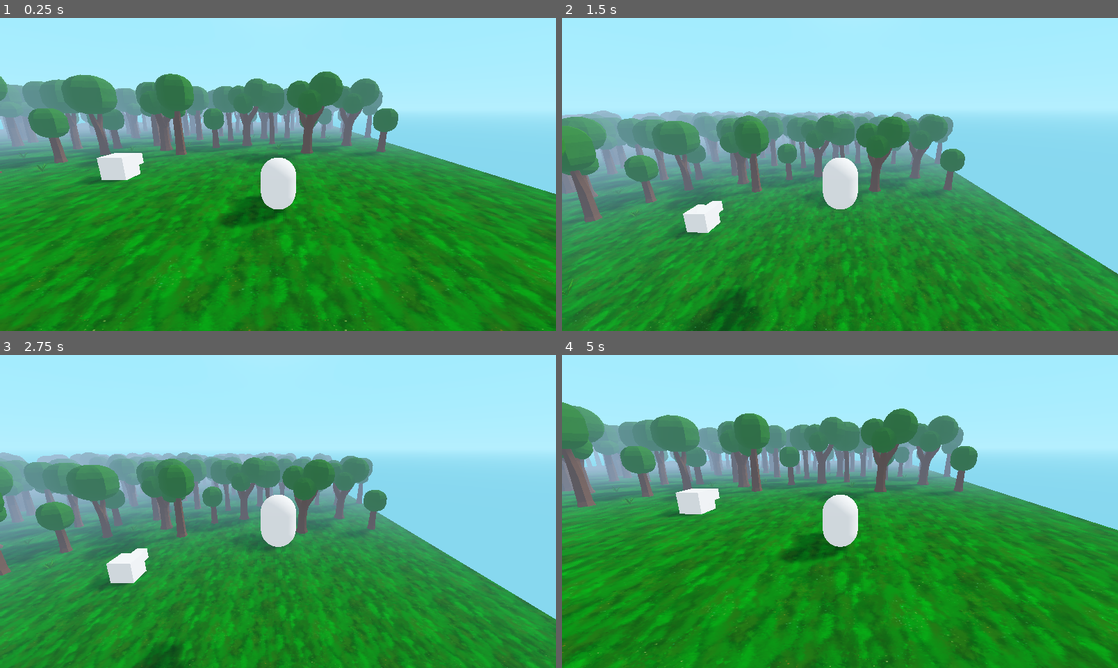
Above: before the commit, frames 1-4 (two rows, left to right).
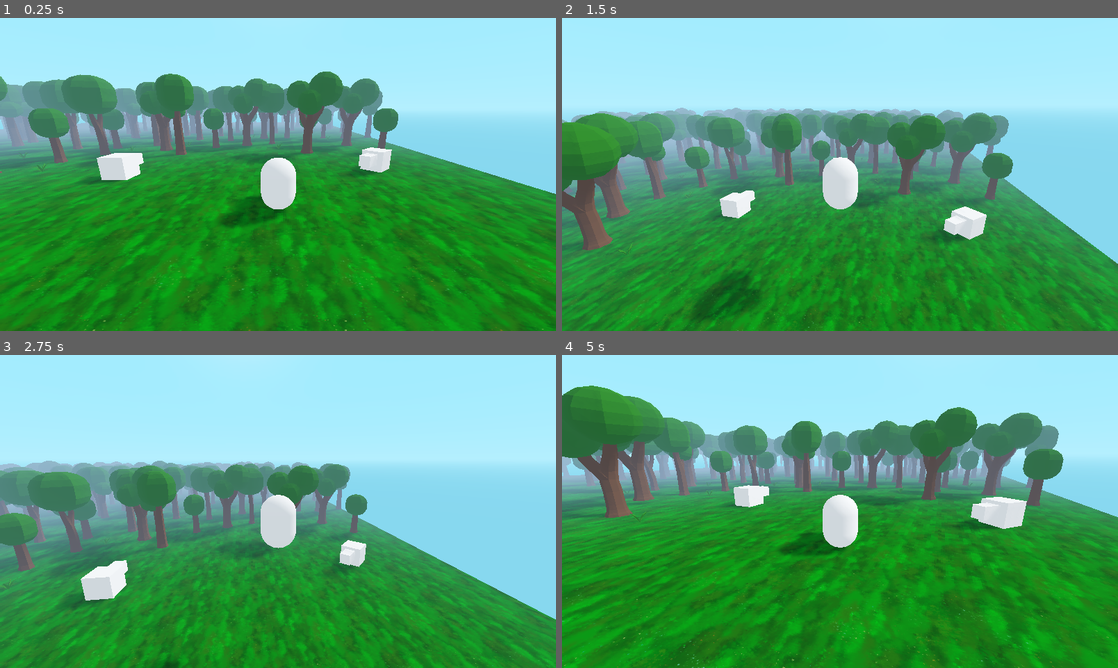
Above: after the commit, the same moments.

Repository: robbyhunt/godot-demos
Game: Godot game, scene res://TestScene/TestScene.tscn
The game is run twice, just before and just after one commit, with the same random seed, the same clock (stepped at 60 frames per second) and the same inputs.
Inputs (mouse positions are in pixels of both pictures, inside the frame that each line leads up to):
- Up to frame 1 (0.25 s): no input
- Up to frame 2 (1.5 s): tap Enter (ui_accept) at 0.5, 0.77 s; move the mouse to (867, 174) at 0.52 s; hold Up (ui_up) from 0.53 s (still down); tap Space at 0.6, 1.35 s; move the mouse to (812, 174) at 1.27 s
- Up to frame 3 (2.75 s): keep holding Up (ui_up); tap Enter (ui_accept) at 1.52 s; move the mouse to (289, 505) at 2.02 s; tap Space at 2.1 s
- Up to frame 4 (5 s): keep holding Up (ui_up); move the mouse to (834, 517) at 2.77 s; tap Space at 2.85, 3.6, 4.35 s; tap Enter (ui_accept) at 3.02, 3.77, 4.52 s; move the mouse to (878, 514) at 3.52 s; move the mouse to (795, 508) at 4.27 s

The runs differ from the first frame. In frame 1, 0.5% of the frame differs, in the area x 62-71%, y 41-51%; in frame 2, 27%; in frame 3, 23%; in frame 4, 35%, in the area x 0-100%, y 9-100%.

Commit message:
fixed damage label bug, remove enemy after death, reset readiness after combat

Diff:
--- a/Turn based combat/CombatSystem/Battler/Animation/BattlerAnim.gd
+++ b/Turn based combat/CombatSystem/Battler/Animation/BattlerAnim.gd
@@ -17,8 +17,8 @@
 
 onready var anim_player: AnimationPlayer = $Pivot/AnimationPlayer
 onready var anim_player_damage: AnimationPlayer = $Pivot/AnimationPlayerDamage
-onready var anchor_front: Position3D = $FrontAnchor
-onready var anchor_top: Position3D = $TopAnchor
+onready var anchor_front: Spatial = $FrontAnchor
+onready var anchor_top: Spatial = $TopAnchor
 onready var tween: Tween = $Tween
 
 
--- a/Turn based combat/CombatSystem/Battler/Animation/BattlerAnim.tscn
+++ b/Turn based combat/CombatSystem/Battler/Animation/BattlerAnim.tscn
@@ -39,8 +39,6 @@
 script = ExtResource( 1 )
 
 [node name="Pivot" type="Spatial" parent="."]
-transform = Transform( 0.9872, 0, 0, 0, 0.9872, 0, 0, 0, 0.9872, 0, 0, -2 )
-visible = false
 
 [node name="AnimationPlayer" type="AnimationPlayer" parent="Pivot"]
 autoplay = "_setup"
@@ -54,8 +52,10 @@
 anims/take_damage = ExtResource( 4 )
 
 [node name="FrontAnchor" type="Position3D" parent="."]
+transform = Transform( 1, 0, 0, 0, 1, 0, 0, 0, 1, -2.6, 1, -1.1 )
 
 [node name="TopAnchor" type="Position3D" parent="."]
+transform = Transform( 1, 0, 0, 0, 1, 0, 0, 0, 1, 0, 3.2, -4.83187e-07 )
 
 [node name="Tween" type="Tween" parent="."]
 
--- a/Turn based combat/CombatSystem/Battler/Battler.gd
+++ b/Turn based combat/CombatSystem/Battler/Battler.gd
@@ -77,6 +77,7 @@
 # Called on player battler when combat ends in victory
 func end_combat():
 	var controller = get_node("Controller")
+	_set_readiness(0)
 	controller.get_node("InnerGimbal/Camera").set_current(true)
 	controller.Direction = Vector3(0,0,0)
 	controller.active = true
@@ -175,3 +176,5 @@
 	if not is_party_member:
 		set_is_selectable(false)
 		battler_anim.queue_animation("die")
+		yield(battler_anim, "animation_finished")
+		queue_free()
--- a/Turn based combat/CombatSystem/Battler/Characters/Bear.tscn
+++ b/Turn based combat/CombatSystem/Battler/Characters/Bear.tscn
@@ -44,7 +44,6 @@
 
 [node name="Pivot" parent="BattlerAnim" index="0"]
 transform = Transform( 1, 0, 0, 0, 1, 0, 0, 0, 1, 0, 0, 0 )
-visible = true
 
 [node name="MeshInstance" type="MeshInstance" parent="BattlerAnim/Pivot" index="0"]
 transform = Transform( 1, 0, 0, 0, -4.37114e-08, 1, 0, -1, -4.37114e-08, 0, 1.5, 0 )
@@ -56,12 +55,6 @@
 mesh = SubResource( 4 )
 material/0 = null
 
-[node name="FrontAnchor" parent="BattlerAnim" index="1"]
-transform = Transform( 1, 0, 0, 0, 1, 0, 0, 0, 1, -1.2, 1.65078, -1 )
-
-[node name="TopAnchor" parent="BattlerAnim" index="2"]
-transform = Transform( 1, 0, 0, 0, 1, 0, 0, 0, 1, 0, 3.35433, -5.06491e-07 )
-
 [node name="StatusEffectContainer" type="Node" parent="."]
 script = ExtResource( 9 )
 
--- a/Turn based combat/CombatSystem/Battler/Characters/BugCat.tscn
+++ b/Turn based combat/CombatSystem/Battler/Characters/BugCat.tscn
@@ -44,10 +44,9 @@
 
 [node name="Pivot" parent="BattlerAnim" index="0"]
 transform = Transform( 1, 0, 0, 0, 1, 0, 0, 0, 1, 0, 0, 0 )
-visible = true
 
 [node name="MeshInstance" type="MeshInstance" parent="BattlerAnim/Pivot" index="0"]
-transform = Transform( 1, 0, 0, 0, 1, 0, 0, 0, 1, 0, 1, 0 )
+transform = Transform( 1, 0, 0, 0, 1, 0, 0, 0, 1, 0, 1, -1.50996e-07 )
 mesh = SubResource( 2 )
 material/0 = null
 
@@ -56,11 +55,8 @@
 mesh = SubResource( 4 )
 material/0 = null
 
-[node name="FrontAnchor" parent="BattlerAnim" index="1"]
-transform = Transform( 1, 0, 0, 0, 1, 0, 0, 0, 1, -2.06418, 0.903084, -1.1 )
-
 [node name="TopAnchor" parent="BattlerAnim" index="2"]
-transform = Transform( 1, 0, 0, 0, 1, 0, 0, 0, 1, 0, 2.2, -0.2 )
+transform = Transform( 1, 0, 0, 0, 1, 0, 0, 0, 1, 0, 2.3, -3.47291e-07 )
 
 [node name="StatusEffectContainer" type="Node" parent="."]
 script = ExtResource( 9 )
--- a/Turn based combat/CombatSystem/Battler/Stats/bear_stats.tres
+++ b/Turn based combat/CombatSystem/Battler/Stats/bear_stats.tres
@@ -10,6 +10,6 @@
 base_defense = 4.0
 base_speed = 28.0
 base_hit_chance = 100.0
-base_evasion = 40.0
+base_evasion = 0.0
 weaknesses = [  ]
 affinity = 1
--- a/Turn based combat/CombatSystem/UserInterface/UIDamageLabel/UIDamageLabel.gd
+++ b/Turn based combat/CombatSystem/UserInterface/UIDamageLabel/UIDamageLabel.gd
@@ -19,8 +19,7 @@
 onready var _sprite: Sprite3D = $Sprite3D
 
 
-func setup(type: int, start_global_transform: Transform, amount: int) -> void:
-	global_transform = start_global_transform
+func setup(type: int, amount: int) -> void:
 	_amount = amount
 
 	match type:
@@ -36,7 +35,6 @@
 
 func _ready() -> void:
 	_label.text = str(_amount)
-	_animate()
 
 
 func _set_color(value: Color) -> void:
@@ -46,15 +44,14 @@
 	_label.modulate = _color
 
 
-func _animate() -> void:
+func animate() -> void:
 	var side_movement = randi() % 3 - 1.5
-	print(side_movement)
 	_tween.interpolate_property(
 		self,
 		"translation",
 		translation,
-		Vector3(translation.x, translation.y + 0.5, translation.z + side_movement),
-		1,
+		Vector3(translation.x, translation.y + 1.25, translation.z + side_movement),
+		0.8,
 		Tween.TRANS_QUAD,
 		Tween.EASE_OUT
 	)
--- a/Turn based combat/CombatSystem/UserInterface/UIDamageLabel/UIDamageLabel.tscn
+++ b/Turn based combat/CombatSystem/UserInterface/UIDamageLabel/UIDamageLabel.tscn
@@ -1,38 +1,10 @@
-[gd_scene load_steps=5 format=2]
+[gd_scene load_steps=4 format=2]
 
 [ext_resource path="res://CombatSystem/UserInterface/UIDamageLabel/UIDamageLabel.gd" type="Script" id=1]
 [ext_resource path="res://CombatSystem/UserInterface/UIDamageLabel/UIMissedLabel.gd" type="Script" id=3]
 
 [sub_resource type="ViewportTexture" id=1]
 viewport_path = NodePath("Viewport")
-
-[sub_resource type="Animation" id=2]
-resource_name = "disappear"
-length = 0.5
-tracks/0/type = "value"
-tracks/0/path = NodePath("Sprite3D:translation")
-tracks/0/interp = 1
-tracks/0/loop_wrap = true
-tracks/0/imported = false
-tracks/0/enabled = true
-tracks/0/keys = {
-"times": PoolRealArray( 0, 0.5 ),
-"transitions": PoolRealArray( 1, 1 ),
-"update": 0,
-"values": [ Vector3( 0, 0, 0 ), Vector3( 0, 1, 0 ) ]
-}
-tracks/1/type = "value"
-tracks/1/path = NodePath("Sprite3D:opacity")
-tracks/1/interp = 1
-tracks/1/loop_wrap = true
-tracks/1/imported = false
-tracks/1/enabled = true
-tracks/1/keys = {
-"times": PoolRealArray( 0, 0.5 ),
-"transitions": PoolRealArray( 1, 1 ),
-"update": 0,
-"values": [ 1.0, 0.0 ]
-}
 
 [node name="UIDamageLabel" type="Position3D"]
 script = ExtResource( 1 )
@@ -42,15 +14,17 @@
 color_energy = Color( 0.6, 0.717647, 0.831373, 1 )
 
 [node name="Viewport" type="Viewport" parent="."]
-size = Vector2( 24, 14 )
+size = Vector2( 30, 14 )
 transparent_bg = true
 render_target_v_flip = true
 script = ExtResource( 3 )
 
 [node name="Label" type="Label" parent="Viewport"]
-margin_right = 24.0
+margin_right = 30.0
 margin_bottom = 14.0
 text = "999"
+align = 1
+valign = 1
 __meta__ = {
 "_edit_use_anchors_": false
 }
@@ -61,7 +35,3 @@
 texture = SubResource( 1 )
 
 [node name="Tween" type="Tween" parent="."]
-
-[node name="AnimationPlayer" type="AnimationPlayer" parent="."]
-autoplay = "disappear"
-anims/disappear = SubResource( 2 )
--- a/Turn based combat/CombatSystem/UserInterface/UIDamageLabel/UIDamageLabelBuilder.gd
+++ b/Turn based combat/CombatSystem/UserInterface/UIDamageLabel/UIDamageLabelBuilder.gd
@@ -17,12 +17,13 @@
 
 func _on_Battler_damage_taken(amount: int, target: Battler) -> void:
 	var label: UIDamageLabel = damage_label_scene.instance()
-	label.setup(UIDamageLabel.Types.DAMAGE, target.battler_anim.get_top_anchor_global_transform(), amount)
+	label.setup(UIDamageLabel.Types.DAMAGE, amount)
 	_active_turn_queue.add_child(label)
+	label.global_transform = target.battler_anim.get_top_anchor_global_transform()
+	label.animate()
 
 
 func _on_Battler_hit_missed(target: Battler) -> void:
-	print("fix miss labels")
 	var label = miss_label_scene.instance()
 	_active_turn_queue.add_child(label)
 	label.global_transform = target.battler_anim.get_top_anchor_global_transform()
--- a/Turn based combat/TestScene/TestScene.gd
+++ b/Turn based combat/TestScene/TestScene.gd
@@ -15,7 +15,7 @@
 
 	# Instance new combat scene and add it to world at enemy battler's position
 	var new_combat = CombatScene.instance()
-	new_combat.global_transform.origin = enemy_battler.global_transform.origin
+	new_combat.transform.origin = enemy_battler.global_transform.origin
 	add_child(new_combat)
 	_combat_scene = new_combat
 
--- a/Turn based combat/TestScene/TestScene.tscn
+++ b/Turn based combat/TestScene/TestScene.tscn
@@ -597,6 +597,9 @@
 [node name="BugCat" parent="Actors" instance=ExtResource( 8 )]
 transform = Transform( 1, 0, 0, 0, 1, 0, 0, 0, 1, -4.58039, 0, 0 )
 
+[node name="BugCat2" parent="Actors" instance=ExtResource( 8 )]
+transform = Transform( -0.707107, 0, 0.707107, 0, 1, 0, -0.707107, 0, -0.707107, 18.3342, 0, -2.70793 )
+
 [node name="Bear" parent="Actors" instance=ExtResource( 9 )]
 transform = Transform( 1, 0, 0, 0, 1, 0, 0, 0, 1, 8.89833, 0, 6.40671 )
 
--- a/Turn based combat/ThirdPersonController/Controller.gd
+++ b/Turn based combat/ThirdPersonController/Controller.gd
@@ -4,7 +4,7 @@
 export(float) var MovementSpeed = 10
 export(float) var Acceleration = 3
 export(float) var MaxJump = 19
-export(float) var MouseSensitivity = 2
+export(float) var MouseSensitivity = 10
 export(float) var RotationLimit = 45
 export(float) var MaxZoom = 0.5
 export(float) var MinZoom = 1.5
